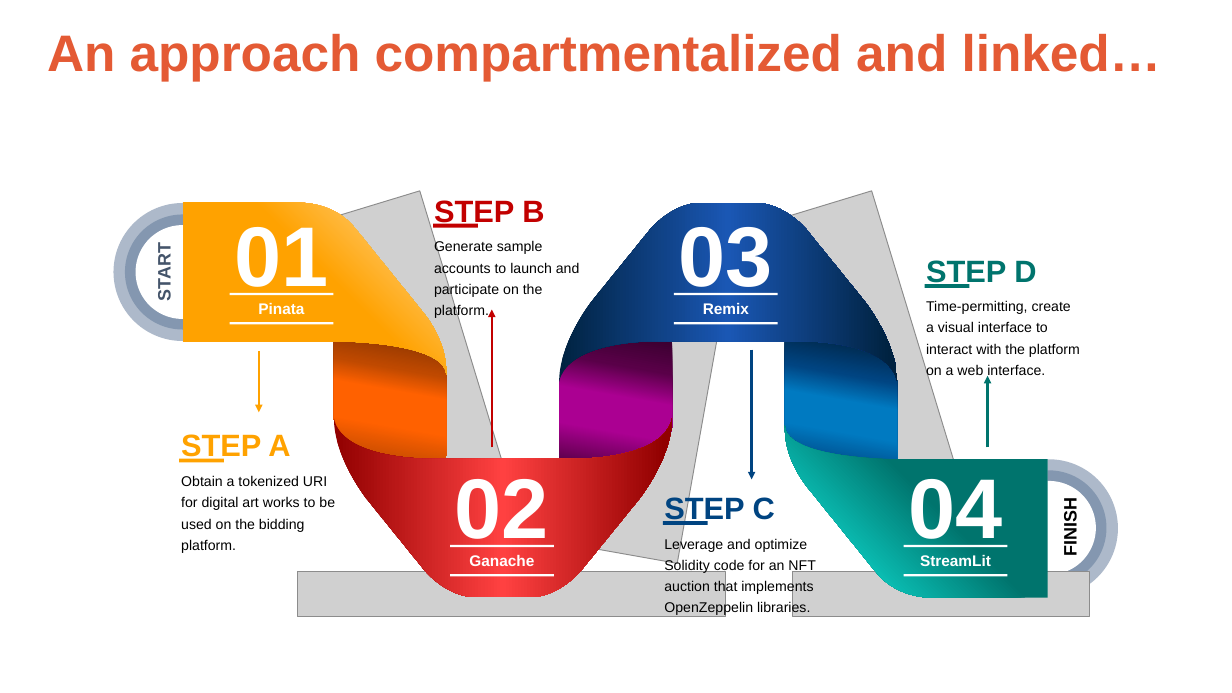
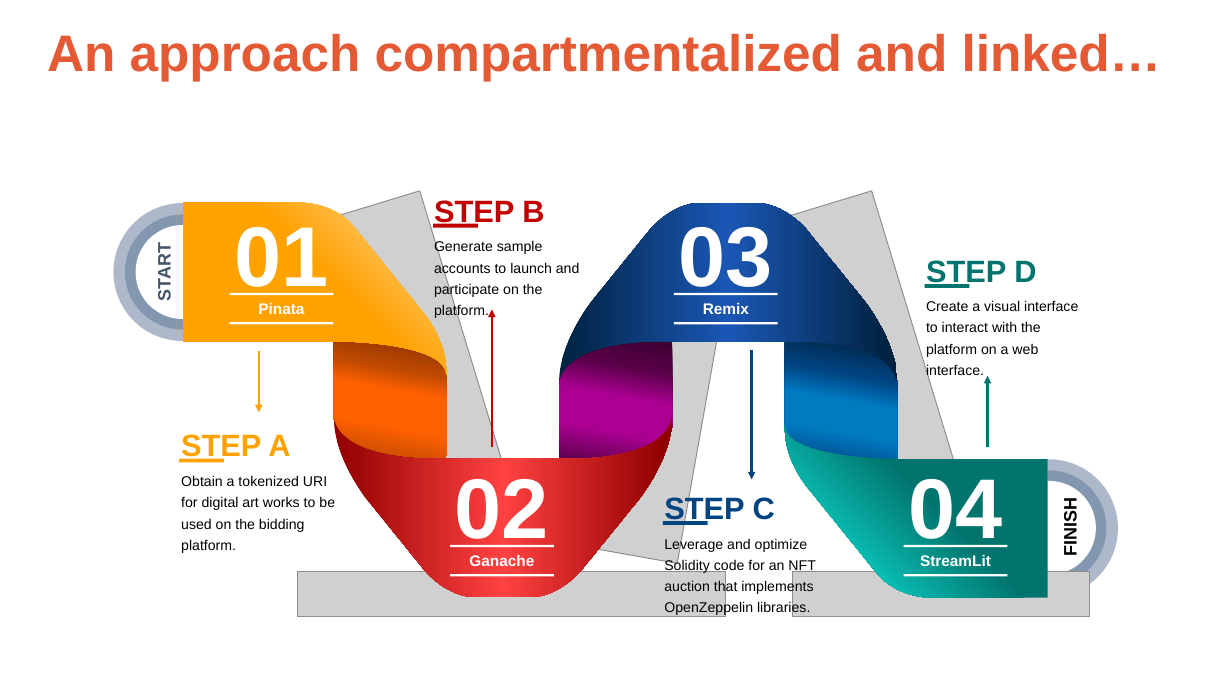
Before and after one commit to seshouan/Pixel_It, a slide deck: slide 4 of Project_3-Group_3.pptx. Drawn at 1232x693 pixels with LibreOffice and Linux fonts; fonts in the diff are those of the drawing; grey boxes stand for pictures. Boxes give left, top, right and bottom in pixels: in the first picture for what was removed or moved away, otherwise in the second. Text is boxed around its words. In the diff, an @@ line names an element or a change of style, - is before the commit and + after.

Commit message:
updated slide 4 in the preso, since we had the time to complete the StreamLit portion

```diff
--- a/Project_3-Group_3.pptx
+++ b/Project_3-Group_3.pptx
@@ text at (926,300,1078,379): text changed @@
-Time-permitting, create a visual interface to interact with the platform on a web interface.
+Create a visual interface to interact with the platform on a web interface.
```
